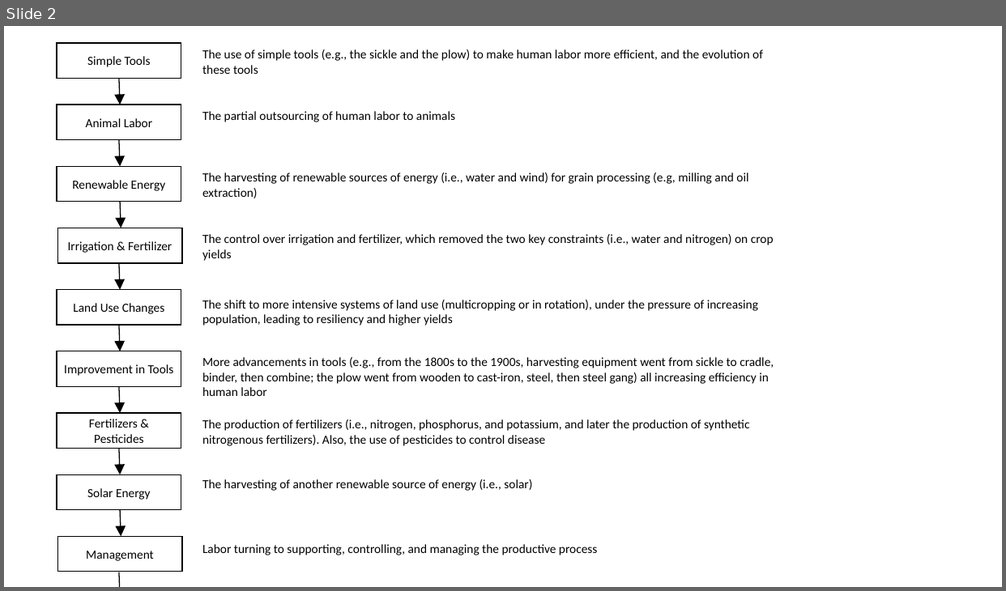
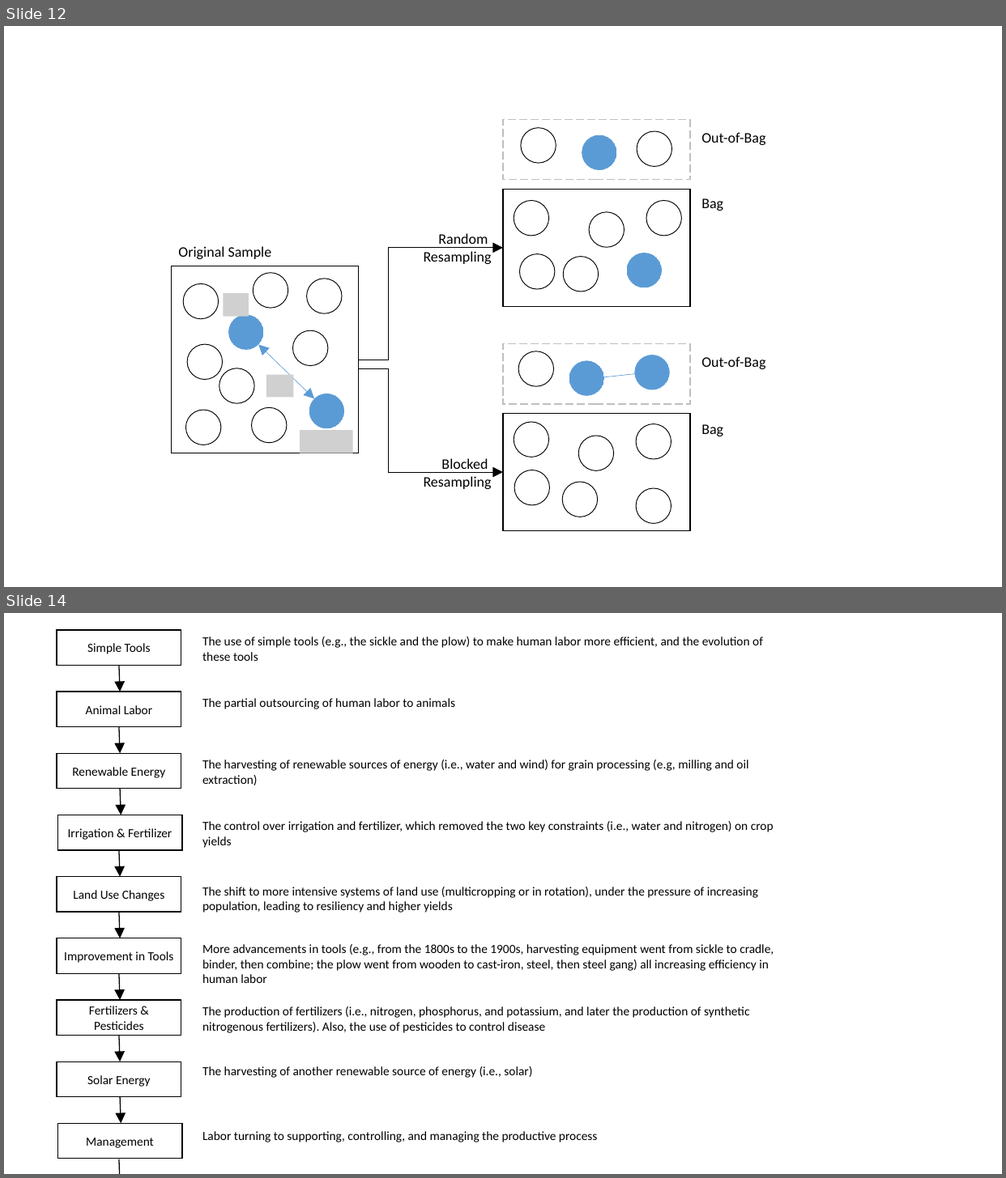
Before and after one commit to elliewhite-usgs/phd-predicting-unguaged-basins, a slide deck: presentation/slides/some graphs.pptx. Shown one above the other, each under a label of ours: slide 2 before the commit, slides 12 and 14 after it; the slides between them are not shown. The pictures are 1006x591 and 1006x1178 pixels, drawn with LibreOffice and Linux fonts; fonts in the diff are those of the drawing; grey boxes stand for pictures. Boxes give left, top, right and bottom in pixels: in the first picture for what was removed or moved away, otherwise in the second. Text is boxed around its words. In the diff, an @@ line names an element or a change of style, - is before the commit and + after.

```diff
--- a/presentation/slides/some graphs.pptx
+++ b/presentation/slides/some graphs.pptx
@@ slide 12 added at [4, 26, 1002, 587], background #FFFFFF @@
@@ group added at [171, 120, 765, 531]: 28 ellipses, 7 texts, 5 rectangles, 3 pictures, 2 elbow arrows, 2 double arrows @@
+Original Sample
+Random
+Resampling
+Blocked
+Resampling
+Out-of-Bag
+Bag
+Out-of-Bag
+Bag
@@ what was slide 2 is now slide 14 @@
```
Also in this commit, not shown: 6 slides changed, 16 other slides added, 4 other files.
